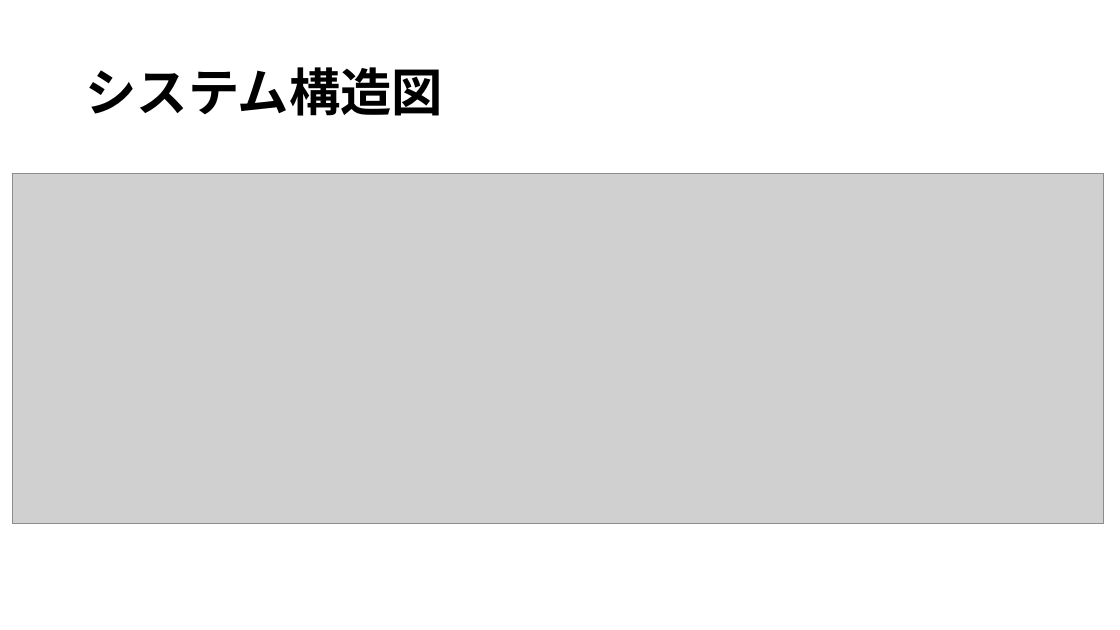
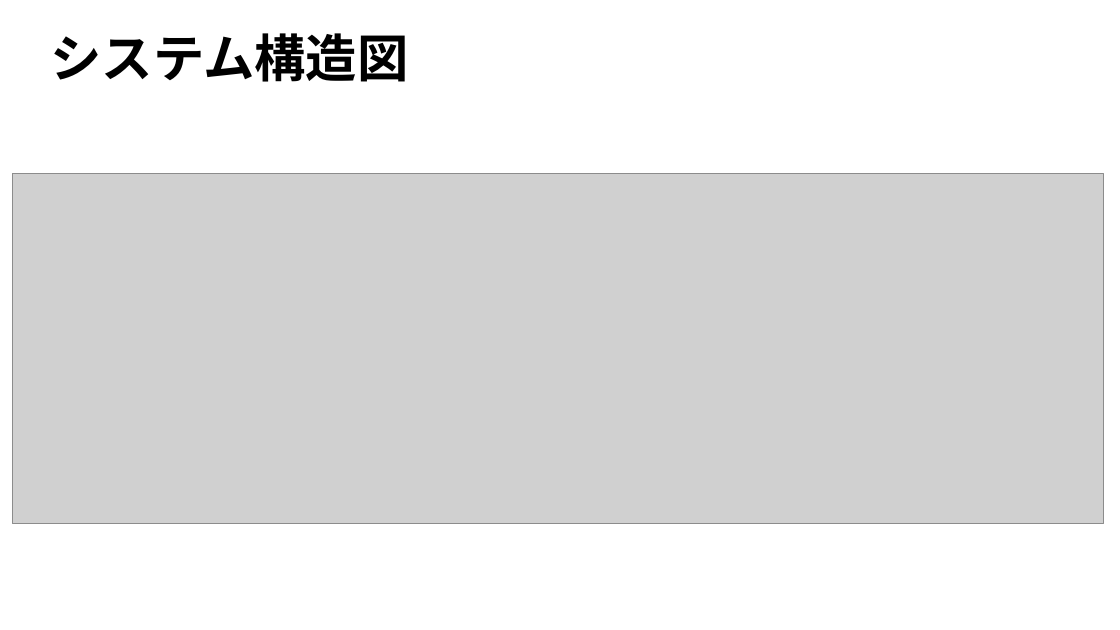
Before and after one commit to Yamanin3/system-devel, a slide deck: slide 4 of 企画発表プレゼンテーション.pptx. Drawn at 1120x630 pixels with LibreOffice and Linux fonts; fonts in the diff are those of the drawing; grey boxes stand for pictures; background and template pictures are left out. Boxes give left, top, right and bottom in pixels: in the first picture for what was removed or moved away, otherwise in the second. Text is boxed around its words. In the diff, an @@ line names an element or a change of style, - is before the commit and + after.

```diff
--- a/企画発表プレゼンテーション.pptx
+++ b/企画発表プレゼンテーション.pptx
@@ title "システム構造図": place and size @@
-title "システム構造図" at <box>85,67,443,116</box>
+title "システム構造図" at <box>51,33,409,82</box>
```
Also in this commit, not shown: 4 other slides changed.
